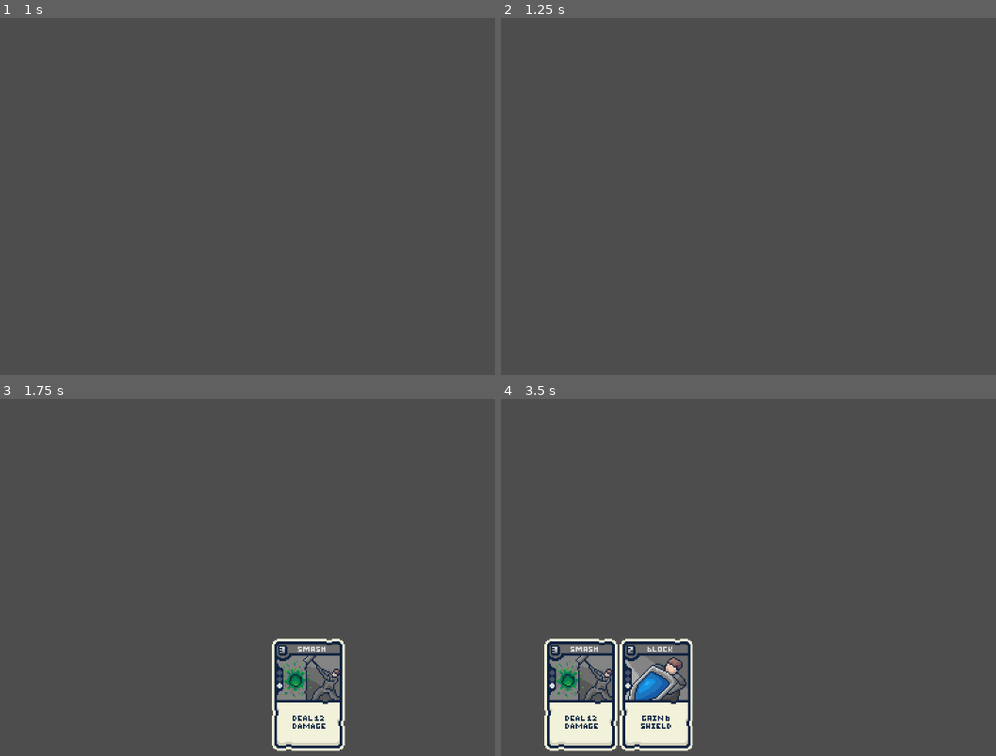
Above: before the commit, frames 1-4 (two rows, left to right).
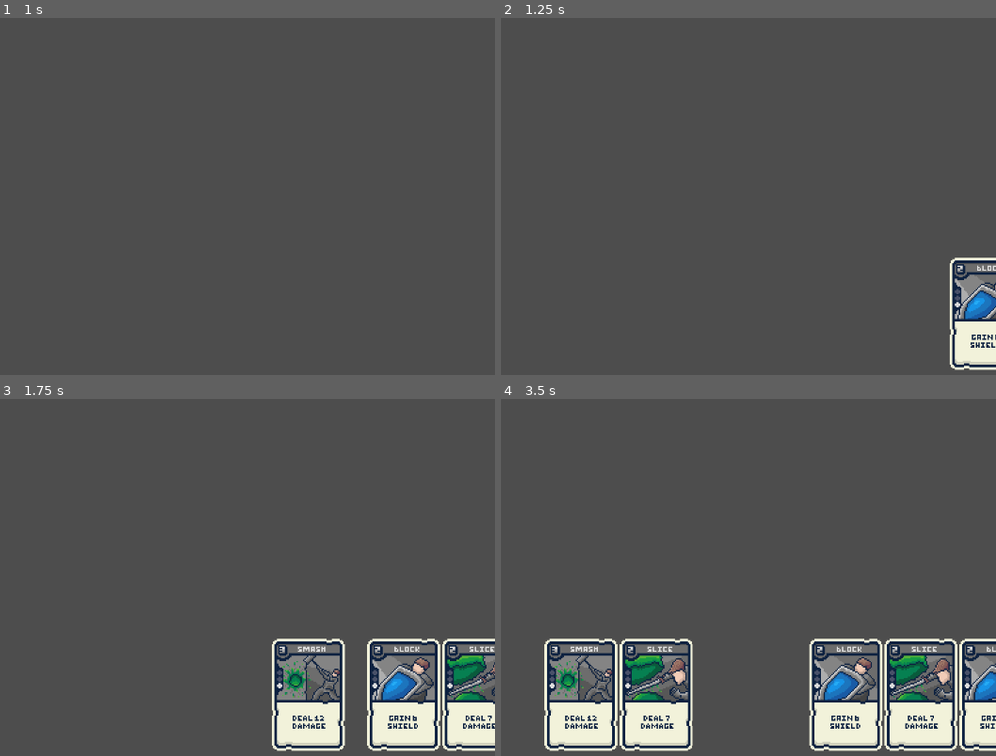
Above: after the commit, the same moments.

Repository: Fredeblok0912/Card_game
Game: Godot game, scene res://menu.tscn
The game is run twice, just before and just after one commit, with the same random seed, the same clock (stepped at 60 frames per second) and the same inputs.
Inputs:
- Up to frame 1 (1 s): click "Start Game" at 0.5 s
- Up to frame 2 (1.25 s): no input
- Up to frame 3 (1.75 s): hold Up (ui_up) from 1.28 s (still down)
- Up to frame 4 (3.5 s): release Up (ui_up) at 2.03 s; tap Enter at 2.75 s; hold Up (ui_up) from 2.78 s (still down)

Frame 1 is identical in both runs. In frame 2, 2.8% of the frame differs, in the area x 90-100%, y 67-99%; in frame 3, 7.5%; in frame 4, 12%, in the area x 25-100%, y 67-99%.

Commit message:
Draw Now shuffles discard pile into draw pile when empty

Diff:
--- a/Cardlist.gd
+++ b/Cardlist.gd
@@ -62,4 +62,4 @@
 var decklist = [1,2,2,3,4,4]       		# Det permanente deck som bliver kopieret til hvert combat, er den som man skal add kort til når man køber
 var current_decklist = [1,2,2,3,4,4]	# Kort som er i spillerens deck under combat, burde være tom og kopiere inholdet af decklist, men for testing rn er den fyldt
 var hand_cards = []						# Kort som er i spillerens hånd
-var discard_pile
+var discard_pile = [6,6,6,6,6]
--- a/Gamecode.gd
+++ b/Gamecode.gd
@@ -6,28 +6,30 @@
 
 
 
-func _ready():
-	Cardlist.current_decklist.shuffle()
-	print(Cardlist.current_decklist)
 
 
-#Midlertid kode for at trække kort på input
-func _input(event):
-	if event.is_action_pressed("ui_up"):
-		draw_cards(1)
+func gamestart():
+	Cardlist.current_decklist.shuffle()
+	draw_cards(3)
 
-#Trækker N antal kort til hånden
+
+#Trækker N kort til hånden og
 func draw_cards(n: int):
 	for i in range(n):
 		if Cardlist.current_decklist.size() > 0:
 			var card_id = Cardlist.current_decklist.pop_front()
 			Cardlist.hand_cards.append(card_id)
-			#display_card(card_id)
 			await get_tree().create_timer(0.3).timeout
 			add_card(card_id)
+		elif Cardlist.current_decklist.size() <= 0 && Cardlist.discard_pile.size() <= 0:
+			print("Deck and Discard Pile empty")
 		else:
-			#make set the drawpile to contain all cards in the discard pile and wipe the discard pile, then draw the missing cards
-			print("Deck is empty!")
+			Cardlist.current_decklist = Cardlist.discard_pile
+			Cardlist.discard_pile = []
+			var card_id = Cardlist.current_decklist.pop_front()
+			Cardlist.hand_cards.append(card_id)
+			await get_tree().create_timer(0.3).timeout
+			add_card(card_id)
 
 #----------------------------------------------------------------------------
 #Cards in hand loading sprites
@@ -66,3 +68,19 @@
 
 func card_played(ID):
 	print("played"+Cardlist.hand_cards[ID])
+
+
+
+
+
+
+
+
+
+
+
+
+#Midlertid kode for at trække kort på input
+func _input(event):
+	if event.is_action_pressed("ui_up"):
+		draw_cards(1)
--- a/menu.gd
+++ b/menu.gd
@@ -6,7 +6,7 @@
 
 func _on_button_pressed():
 	get_tree().change_scene_to_file("res://game.tscn")
-#hello hello
+	Gamecode.gamestart()
 
 func _on_button_2_pressed():
 	get_tree().quit()
--- a/project.godot
+++ b/project.godot
@@ -18,6 +18,7 @@
 
 Cardlist="*res://Cardlist.gd"
 Game="*res://game.gd"
+Gamecode="*res://Gamecode.gd"
 
 [rendering]
 
